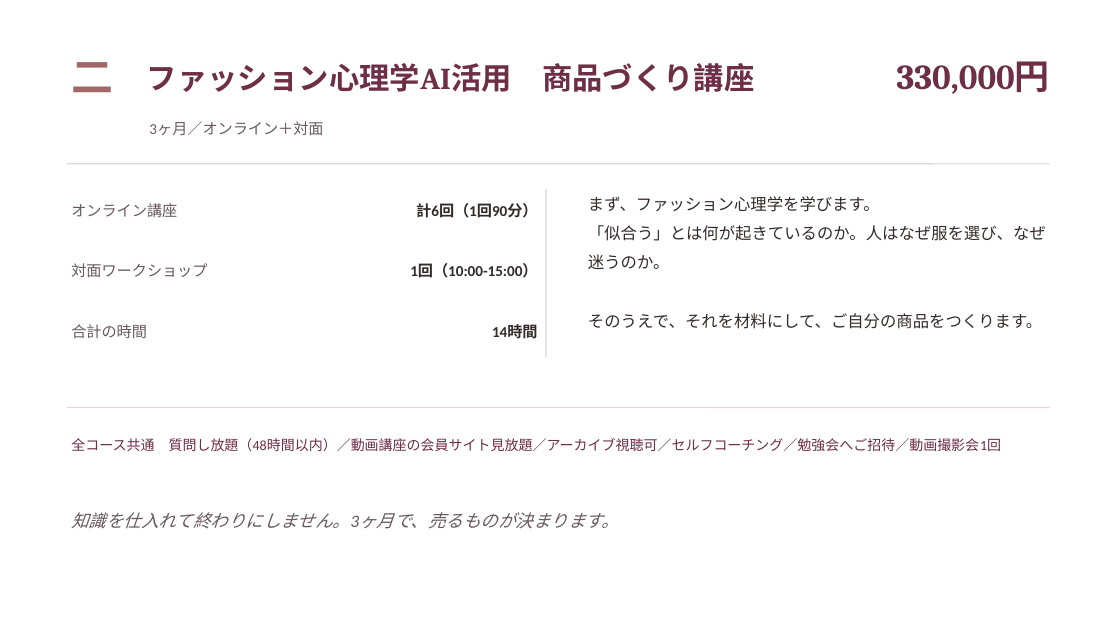
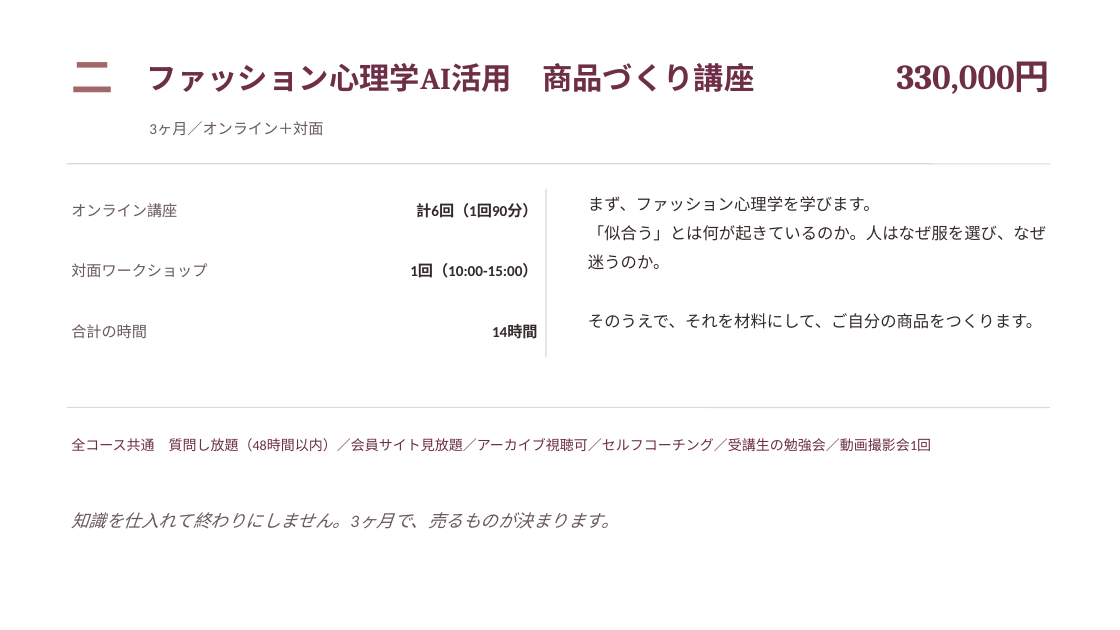
Before and after one commit to fashio17/potential-lamp, a slide deck: slide 14 of 運用/説明会/説明会_3コース_2026年10月期_v2.pptx. Drawn at 1120x630 pixels with LibreOffice and Linux fonts; fonts in the diff are those of the drawing. Boxes give left, top, right and bottom in pixels: in the first picture for what was removed or moved away, otherwise in the second. Text is boxed around its words. In the diff, an @@ line names an element or a change of style, - is before the commit and + after.

```diff
--- a/運用/説明会/説明会_3コース_2026年10月期_v2.pptx
+++ b/運用/説明会/説明会_3コース_2026年10月期_v2.pptx
@@ text at <box>71,438,931,451</box>: text changed @@
-全コース共通 質問し放題（48時間以内）／動画講座の会員サイト見放題／アーカイブ視聴可／セルフコーチング／勉強会へご招待／動画撮影会1回
+全コース共通 質問し放題（48時間以内）／会員サイト見放題／アーカイブ視聴可／セルフコーチング／受講生の勉強会／動画撮影会1回
```
Also in this commit, not shown: 3 other slides changed, 4 other files.
